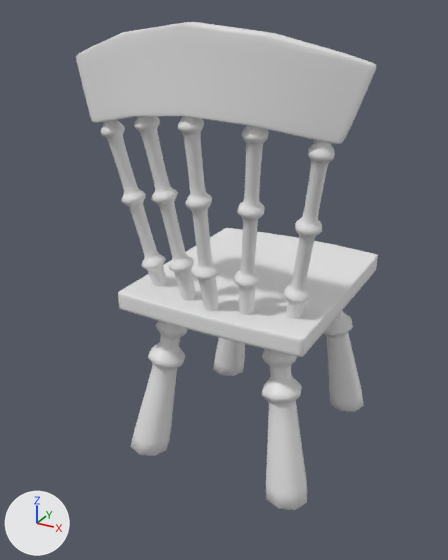
One commit to the FBX model Assets/Art/3DModels/Kitchen/FU_Object_ChaiseEnBois.fbx: the scene before it, then after it.
One viewpoint serves both versions: a 50 mm lens placed at (0.923, -1.865, 1.69), pointed at (-0.08, -0.041, 0.778). Every picture has the same lights, and +X, +Y and +Z are marked at lower left. Where no turn or scale is listed for an object, it has been applied to the vertices. Vertices at the same position are counted once.

Names of what the first picture shows: 'Dos', 'Dos.001', 'Dossier', 'Fesse', 'Pied'.
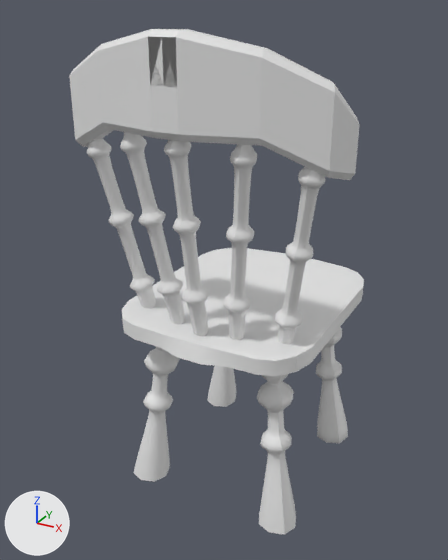
Location of each change, [x1, y1, x2, y2] in pixels of the pictures (448 x 560 px):
'Cube', added: after [69, 29, 360, 180]
'Dossier', deleted: before [76, 22, 376, 144]
'Dos', reshaped, moved: before [101, 116, 335, 319]; after [87, 132, 326, 344]
'Fesse', reshaped, moved (7% narrower): before [118, 228, 378, 357]; after [122, 248, 364, 376]
'Pied', reshaped, moved, turned, rescaled: before [131, 310, 364, 510]; after [134, 327, 348, 535]
'Dos.001', deleted: before [178, 116, 219, 311]
part 1 of me_cube_011, added: after [164, 140, 209, 336]
part 3 of me_cube_007, cut back: before [131, 310, 364, 510]; after [257, 327, 348, 535]
part 4 of me_cube_007, added: after [134, 346, 236, 482]

What the commit changed:
Material 'ZenUV_Generic_Material.004' (mat_zenuv_generic_material_004) is new.
Its base color is (0.8, 0.8, 0.8) (white #e7e7e7).
me_cube_011 has 1384 vertices, 1376 faces and spans x -0.478..0.304, y -0.159..0.059, z -0.23..0.506.
me_cube_011 is used by ob_dos; location (0.078, -0.198, 0.935).
me_cube_011 part 1: the loose piece of 346 vertices spanning x -0.006..0.13, y -0.159..0.006, z -0.19..0.506 is copied, and the copy is turned -6.5 degrees about the y axis through its middle, then moved by (-0.153, -0.034, 0.012), in mat_zenuv_generic_material_004 (white #e7e7e7); it spans x -0.137..-0.05, y -0.194..-0.028, z -0.179..0.52.
me_cube_011 now uses material mat_zenuv_generic_material_004 (white #e7e7e7).
me_mesh_001 is used by ob_fesse; location (-0.009, 0.087, 0.714); scale (-0.702, -0.8, -0.0331).
me_mesh_001 had 322 vertices, 320 faces and spanned x -0.5..0.5, y -0.57..0.5, z -1.89..0.38.
me_mesh_001 now has 162 vertices, 166 faces and spans x -0.5..0.5, y -0.58..0.53, z -1.84..0.5.
me_mesh_001 part 2: 322 vertices removed from x -0.5..0.5, y -0.57..0.5, z -1.89..0.38; 162 vertices added at x -0.5..0.5, y -0.58..0.53, z -1.84..0.5.
me_cube_007 is used by ob_pied; location (0.224, -0.185, 0.241); rotation (0.0, 0.0, 3.142), in degrees (0, 0, 180); scale (0.33, 0.33, 0.33).
me_cube_007 had 936 vertices, 928 faces and spanned x -0.42..1.83, y -2.06..0.4, z -0.49..1.47.
me_cube_007 now has 872 vertices, 864 faces and spans x -2.8..-0.86, y -1.09..1.13, z 0.02..1.81.
me_cube_007 part 3: 936 vertices removed from x -0.42..1.83, y -2.06..0.4, z -0.49..1.47; 436 vertices added at x -1.25..-0.86, y -1.09..1.13, z 0.02..1.72.
me_cube_007 part 4: 436 vertices added at x -2.8..-2.15, y -1.09..1.13, z 0.14..1.81.
Mesh me_cube_001 is new.
It has 80 vertices, 68 faces and spans x -0.461..0.461, y -0.054..0.161, z -0.135..0.232.
Object 'Dos' (ob_dos) moves from (0.078, -0.198, 0.935) to (0.087, -0.283, 0.888).
Object 'Fesse' (ob_fesse) moves from (-0.009, 0.087, 0.714) to (0.0, 0.002, 0.667).
Object 'Dos.001' (ob_dos_001) is deleted.
Object 'Pied' (ob_pied) moves from (0.224, -0.185, 0.241) to (0.646, -0.004, 0.018).
Object 'Pied' (ob_pied) turns from (0, 0, 180) to (0, -5, 0) degrees about x, y and z.
Object 'Pied' (ob_pied) is rescaled from (0.33, 0.33, 0.33) to (0.352, 0.322, 0.407).
Object 'Dossier' (ob_dossier) is deleted.
Object 'Cube' (ob_cube) is new; it shows me_cube_001.
Its location is (-0.005, -0.444, 1.408).
